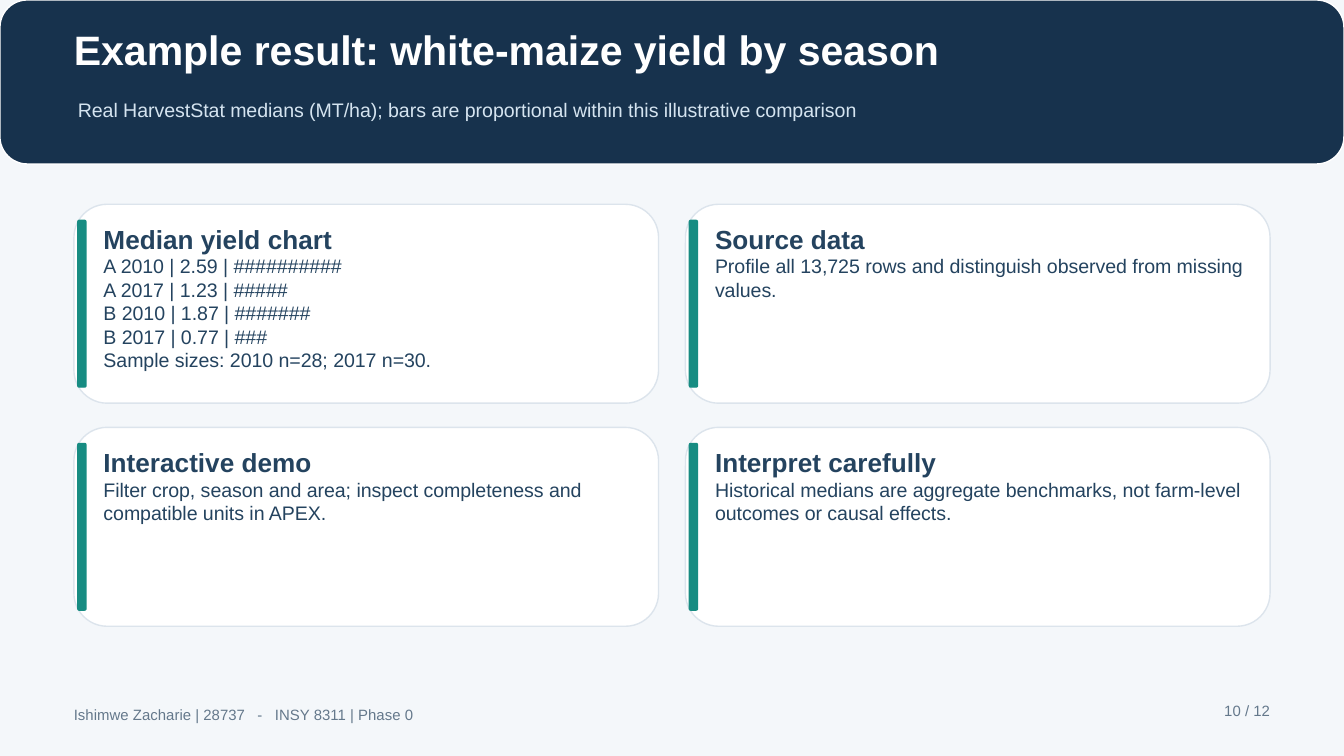
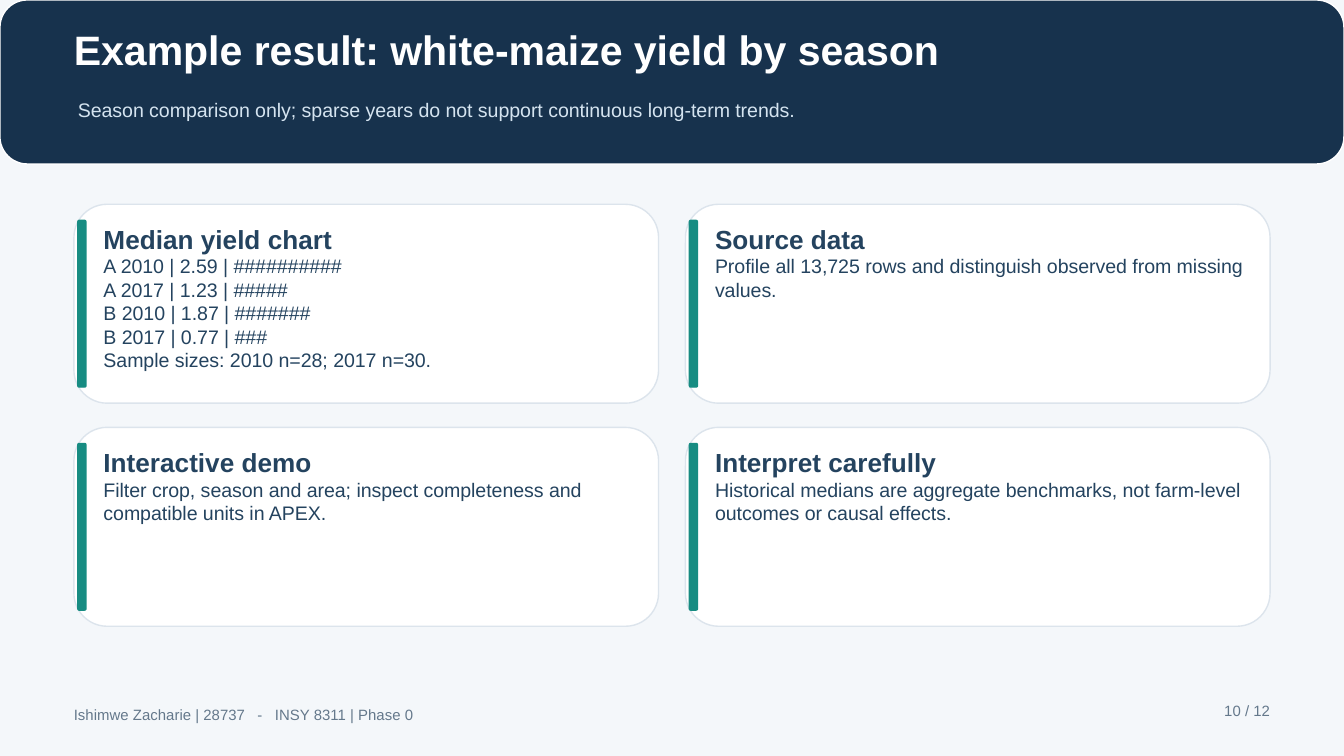
Before and after one commit to ishimwezacharie1-netizen/ishimwe_28737_agri_harvest, a slide deck: slide 10 of docs/presentation/Phase0_Presentation.pptx. Drawn at 1344x756 pixels with LibreOffice and Linux fonts; fonts in the diff are those of the drawing. Boxes give left, top, right and bottom in pixels: in the first picture for what was removed or moved away, otherwise in the second. Text is boxed around its words. In the diff, an @@ line names an element or a change of style, - is before the commit and + after.

```diff
--- a/docs/presentation/Phase0_Presentation.pptx
+++ b/docs/presentation/Phase0_Presentation.pptx
@@ text at <box>78,103,794,121</box>: text changed @@
-Real HarvestStat medians (MT/ha); bars are proportional within this illustrative comparison
+Season comparison only; sparse years do not support continuous long-term trends.
```
Also in this commit, not shown: 10 other slides changed, 6 other files.
